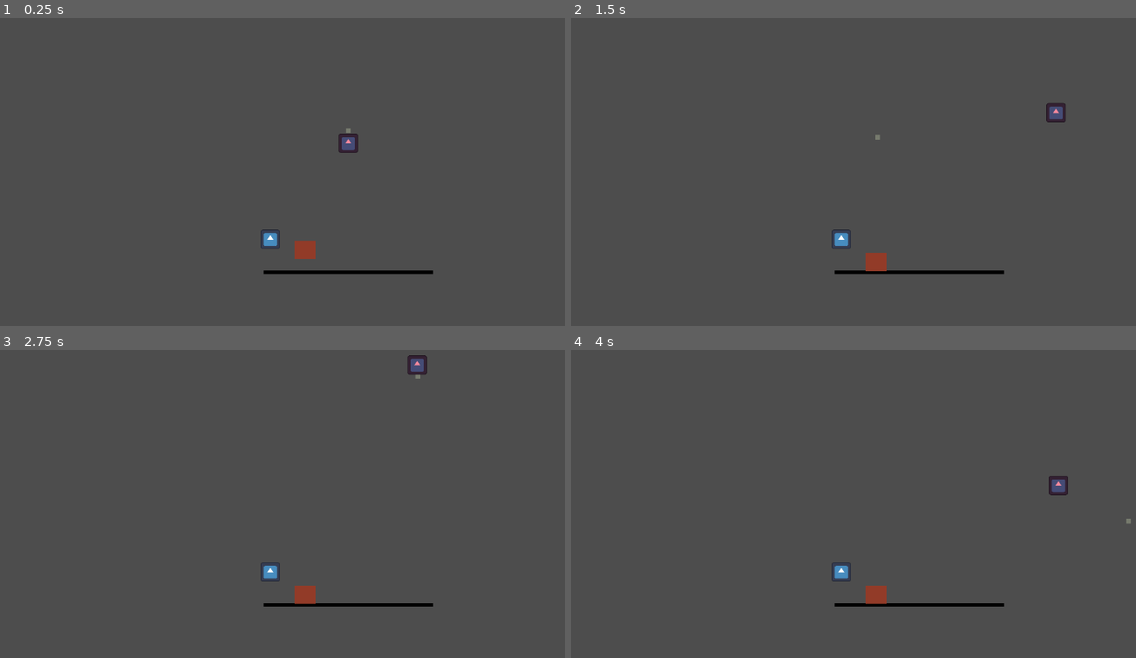
Above: before the commit, frames 1-4 (two rows, left to right).
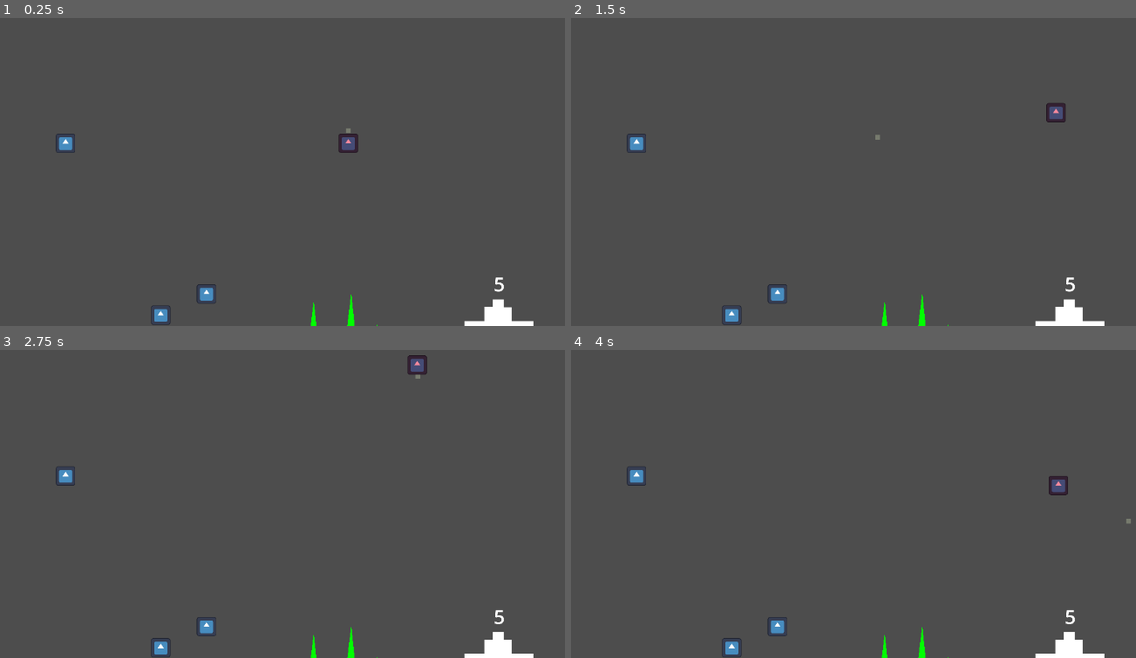
Above: after the commit, the same moments.

Repository: pradoh97/horde
Game: Godot game, scene res://level.tscn
Same seed, same stepped clock (60 frames per second), same inputs: the game is played once before the commit and once after it. The engine's default icon, where the game draws it, is replaced by a stand-in: a white triangle on a blue panel in a dark square.
Inputs (mouse positions are in pixels of both pictures, inside the frame that each line leads up to):
- Up to frame 1 (0.25 s): no input
- Up to frame 2 (1.5 s): move the mouse to (1073, 110) at 0.52 s; press the mouse at (1073, 110) at 0.53 s; release the mouse at (1073, 110) at 1.25 s; drag from (780, 150) to (1073, 110) at 1.27 s
- Up to frame 3 (2.75 s): move the mouse to (418, 377) at 2.02 s; press the mouse at (418, 377) at 2.03 s
- Up to frame 4 (4 s): release the mouse at (989, 377) at 2.75 s; drag from (881, 540) to (989, 365) at 2.77 s; tap Enter at 3.5 s; move the mouse to (1130, 522) at 3.52 s; press the mouse at (1130, 522) at 3.53 s

The runs differ from the first frame. In frame 1, 1.9% of the frame differs, in the area x 9-95%, y 37-100%; in frame 2, 1.8%; in frame 3, 1.7%; in frame 4, 1.7%.

Commit message:
Add capturable city

Diff:
--- /dev/null
+++ b/city.gd
@@ -0,0 +1,43 @@
+class_name City extends Area2D
+
+@export var troops_to_capture: int = 5
+@export var max_spawn_speed: float = 1500
+@export var min_spawn_speed: float = 700
+@export var tween_duration: float = 1
+var captured = false
+var troops_in_city: int = 0
+
+func _ready():
+	update_troops_count_label()
+
+func update_troops_count_label():
+	$Label.text = str(troops_to_capture - troops_in_city)
+
+func capture_city():
+	captured = true
+	$TroopSpawnTimer.start()
+	var tween: Tween = create_tween()
+	tween.set_parallel()
+	tween.tween_property($Polygon2D, "color", Color("#3f6ecc"), tween_duration)
+	tween.tween_property($Polygon2D2, "color", Color("#e1cd28"), tween_duration)
+
+func spawn_troop():
+	var new_minion: Minion = Minion.new_minion()
+	new_minion.global_position = global_position
+	get_parent().add_child(new_minion)
+	new_minion.velocity = Vector2(randf_range(-max_spawn_speed, max_spawn_speed), randf_range(-max_spawn_speed, max_spawn_speed))
+
+func _on_body_entered(minion: Minion):
+	if not captured:
+		if minion.army and not minion.is_leading:
+			troops_in_city += 1
+			minion.kill()
+			update_troops_count_label()
+		if troops_to_capture - troops_in_city == 0:
+			capture_city()
+
+
+
+func _on_troop_spawn_timer_timeout():
+	spawn_troop()
+	$TroopSpawnTimer.start()
--- a/level.tscn
+++ b/level.tscn
@@ -1,25 +1,16 @@
-[gd_scene load_steps=10 format=3 uid="uid://qm3e3y4bogel"]
+[gd_scene load_steps=8 format=3 uid="uid://qm3e3y4bogel"]
 
 [ext_resource type="Script" uid="uid://buhwamjhhmanh" path="res://level.gd" id="1_0b4ue"]
-[ext_resource type="PackedScene" uid="uid://dmrc341gv6ohb" path="res://experimental/army_leader/army.tscn" id="1_vonw3"]
+[ext_resource type="PackedScene" uid="uid://dmrc341gv6ohb" path="res://army/army.tscn" id="1_vonw3"]
 [ext_resource type="Script" uid="uid://dwgxsi4vbqent" path="res://mouse.gd" id="2_vonw3"]
-[ext_resource type="PackedScene" uid="uid://dfvp6yysbr662" path="res://experimental/army_leader/minion.tscn" id="3_oi3di"]
+[ext_resource type="PackedScene" uid="uid://dfvp6yysbr662" path="res://minion/minion.tscn" id="3_oi3di"]
+[ext_resource type="Script" uid="uid://c25l2c3djphnx" path="res://city.gd" id="5_f2txt"]
 
 [sub_resource type="CircleShape2D" id="CircleShape2D_u52ul"]
 radius = 62.649822
 
-[sub_resource type="RectangleShape2D" id="RectangleShape2D_u52ul"]
-size = Vector2(1116, 20)
-
-[sub_resource type="Gradient" id="Gradient_vonw3"]
-offsets = PackedFloat32Array(0)
-colors = PackedColorArray(0, 0, 0, 1)
-
-[sub_resource type="GradientTexture1D" id="GradientTexture1D_oi3di"]
-gradient = SubResource("Gradient_vonw3")
-
-[sub_resource type="RectangleShape2D" id="RectangleShape2D_vonw3"]
-size = Vector2(140, 120)
+[sub_resource type="RectangleShape2D" id="RectangleShape2D_0b4ue"]
+size = Vector2(507, 365)
 
 [node name="Level" type="Node2D"]
 script = ExtResource("1_0b4ue")
@@ -40,7 +31,7 @@
 polygon = PackedVector2Array(876, 681, 841, 681, 841, 711, 876, 711)
 
 [node name="Army" parent="." instance=ExtResource("1_vonw3")]
-position = Vector2(0, -459)
+position = Vector2(378, -1243)
 override_minions_properties = true
 max_speed = 2200.0
 acceleration = 200.0
@@ -58,30 +49,81 @@
 drag_right_margin = 0.5
 drag_bottom_margin = 0.5
 
-[node name="Floor" type="StaticBody2D" parent="."]
-position = Vector2(0, 116)
-
-[node name="CollisionShape2D" type="CollisionShape2D" parent="Floor"]
-shape = SubResource("RectangleShape2D_u52ul")
-
-[node name="Sprite2D" type="Sprite2D" parent="Floor"]
-scale = Vector2(4.3671875, 24)
-texture = SubResource("GradientTexture1D_oi3di")
-
-[node name="RigidBody2D" type="RigidBody2D" parent="."]
-position = Vector2(-286, -61)
-collision_layer = 8
-collision_mask = 5
-metadata/_edit_group_ = true
-
-[node name="CollisionShape2D" type="CollisionShape2D" parent="RigidBody2D"]
-shape = SubResource("RectangleShape2D_vonw3")
-
-[node name="Polygon2D" type="Polygon2D" parent="RigidBody2D"]
-position = Vector2(-3376.2656, -2737.6)
-scale = Vector2(3.9333322, 3.9333334)
-color = Color(0.57502484, 0.23296097, 0.15966132, 1)
-polygon = PackedVector2Array(876, 681, 841, 681, 841, 711, 876, 711)
+[node name="Minion" parent="." instance=ExtResource("3_oi3di")]
+position = Vector2(-516, -104)
 
 [node name="Minion2" parent="." instance=ExtResource("3_oi3di")]
-position = Vector2(-516, -104)
+position = Vector2(-560, -526)
+
+[node name="Minion3" parent="." instance=ExtResource("3_oi3di")]
+position = Vector2(-863, -385)
+
+[node name="Minion4" parent="." instance=ExtResource("3_oi3di")]
+position = Vector2(-1196, 22)
+
+[node name="Minion5" parent="." instance=ExtResource("3_oi3di")]
+position = Vector2(-1492, -1525)
+
+[node name="Trees" type="Node2D" parent="."]
+
+[node name="Tree" type="Polygon2D" parent="Trees"]
+scale = Vector2(0.5, 0.5)
+color = Color(0, 1, 0, 1)
+polygon = PackedVector2Array(41, -531, 96, 4, 58, 4, 58, 121, 10, 121, 10, 5, -24, 5)
+
+[node name="Tree2" type="Polygon2D" parent="Trees"]
+position = Vector2(377, -267)
+scale = Vector2(0.5, 0.5)
+color = Color(0, 1, 0, 1)
+polygon = PackedVector2Array(41, -531, 96, 4, 58, 4, 58, 121, 10, 121, 10, 5, -24, 5)
+
+[node name="Tree3" type="Polygon2D" parent="Trees"]
+position = Vector2(235, 50)
+scale = Vector2(0.5, 0.5)
+color = Color(0, 1, 0, 1)
+polygon = PackedVector2Array(41, -531, 96, 4, 58, 4, 58, 121, 10, 121, 10, 5, -24, 5)
+
+[node name="Tree4" type="Polygon2D" parent="Trees"]
+position = Vector2(129, -217)
+scale = Vector2(0.5, 0.5)
+color = Color(0, 1, 0, 1)
+polygon = PackedVector2Array(41, -531, 96, 4, 58, 4, 58, 121, 10, 121, 10, 5, -24, 5)
+
+[node name="Tree5" type="Polygon2D" parent="Trees"]
+position = Vector2(547, -61)
+scale = Vector2(0.5, 0.5)
+color = Color(0, 1, 0, 1)
+polygon = PackedVector2Array(41, -531, 96, 4, 58, 4, 58, 121, 10, 121, 10, 5, -24, 5)
+
+[node name="City" type="Area2D" parent="."]
+position = Vector2(1153, -150)
+collision_layer = 256
+collision_mask = 4
+script = ExtResource("5_f2txt")
+
+[node name="CollisionShape2D" type="CollisionShape2D" parent="City"]
+position = Vector2(226.5, -185.5)
+shape = SubResource("RectangleShape2D_0b4ue")
+
+[node name="Polygon2D2" type="Polygon2D" parent="City"]
+position = Vector2(-5.8877873, 3.792085)
+scale = Vector2(1.0264026, 1.0264026)
+polygon = PackedVector2Array(-0.10925293, -29.025726, -0.10925293, -194.65273, 129.46945, -194.65274, 129.46948, -285.26044, 181.10608, -285.26044, 181.10608, -333, 251.25403, -333, 251.25403, -284.2862, 303.865, -284.2862, 303.865, -194.65273, 445.13513, -194.65273, 445.13513, -29.025726)
+
+[node name="Polygon2D" type="Polygon2D" parent="City"]
+polygon = PackedVector2Array(1, -30, 1, -190, 133, -190, 133, -283, 185, -283, 185, -333, 246, -333, 246, -283, 300, -283, 300, -191, 446, -191, 446, -30)
+
+[node name="Label" type="Label" parent="City"]
+offset_left = -21.0
+offset_top = -530.0
+offset_right = 468.0
+offset_bottom = -355.0
+theme_override_font_sizes/font_size = 128
+horizontal_alignment = 1
+
+[node name="TroopSpawnTimer" type="Timer" parent="City"]
+wait_time = 2.0
+one_shot = true
+
+[connection signal="body_entered" from="City" to="City" method="_on_body_entered"]
+[connection signal="timeout" from="City/TroopSpawnTimer" to="City" method="_on_troop_spawn_timer_timeout"]
--- a/project.godot
+++ b/project.godot
@@ -30,4 +30,5 @@
 2d_physics/layer_3="minion"
 2d_physics/layer_4="minion_infect_area"
 2d_physics/layer_5="minion_target_area"
+2d_physics/layer_9="resource_interaction_area"
 2d_physics/layer_10="mouse_area"
Not shown, added: city.gd.uid
